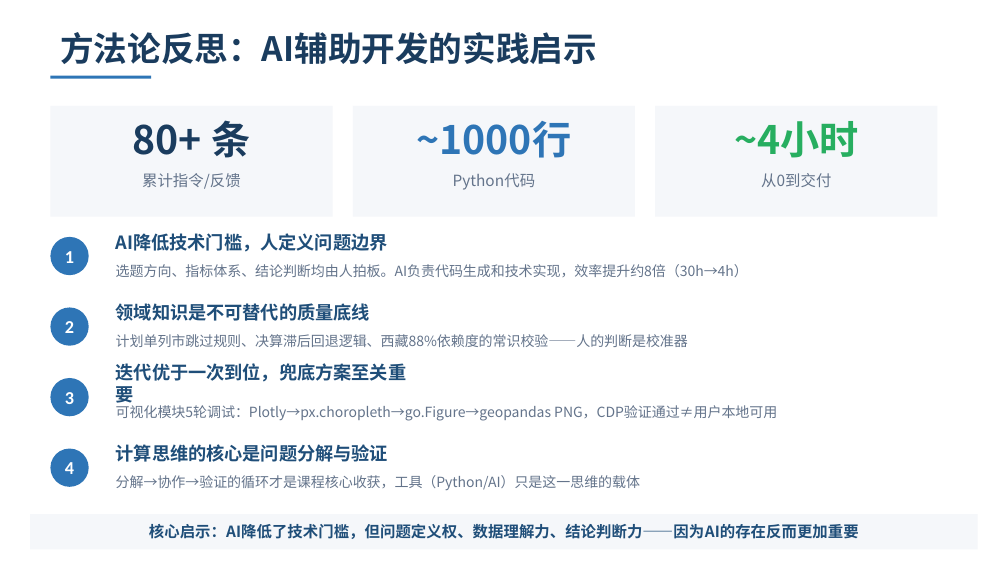
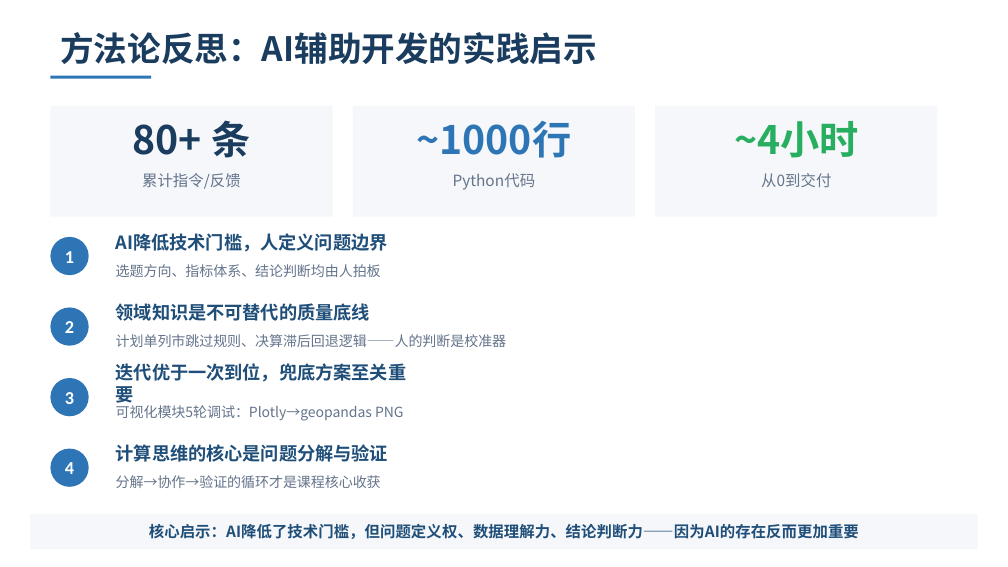
Before and after one commit to xonhaorun-afk/fiscal-transfer-analysis, a slide deck: slide 17 of output/课堂演示.pptx (slide 12 before the commit). Drawn at 1008x567 pixels with LibreOffice and Linux fonts; fonts in the diff are those of the drawing. Boxes give left, top, right and bottom in pixels: in the first picture for what was removed or moved away, otherwise in the second. Text is boxed around its words. In the diff, an @@ line names an element or a change of style, - is before the commit and + after.

Commit message:
update: 优化报告结构和PPT讲述逻辑，新增空间计量章节和政策启示

```diff
--- a/output/课堂演示.pptx
+++ b/output/课堂演示.pptx
@@ text at bbox=[116, 264, 381, 277]: text changed @@
-选题方向、指标体系、结论判断均由人拍板。AI负责代码生成和技术实现，效率提升约8倍（30h→4h）
+选题方向、指标体系、结论判断均由人拍板
@@ text at bbox=[116, 334, 506, 347]: text changed @@
-计划单列市跳过规则、决算滞后回退逻辑、西藏88%依赖度的常识校验——人的判断是校准器
+计划单列市跳过规则、决算滞后回退逻辑——人的判断是校准器
@@ text at bbox=[116, 405, 404, 421]: text changed @@
-可视化模块5轮调试：Plotly→px.choropleth→go.Figure→geopandas PNG，CDP验证通过≠用户本地可用
+可视化模块5轮调试：Plotly→geopandas PNG
@@ text at bbox=[116, 475, 381, 488]: text changed @@
-分解→协作→验证的循环才是课程核心收获，工具（Python/AI）只是这一思维的载体
+分解→协作→验证的循环才是课程核心收获
```
Also in this commit, not shown: 8 other slides changed, 7 slides added, 2 slides removed, 1 other file.
